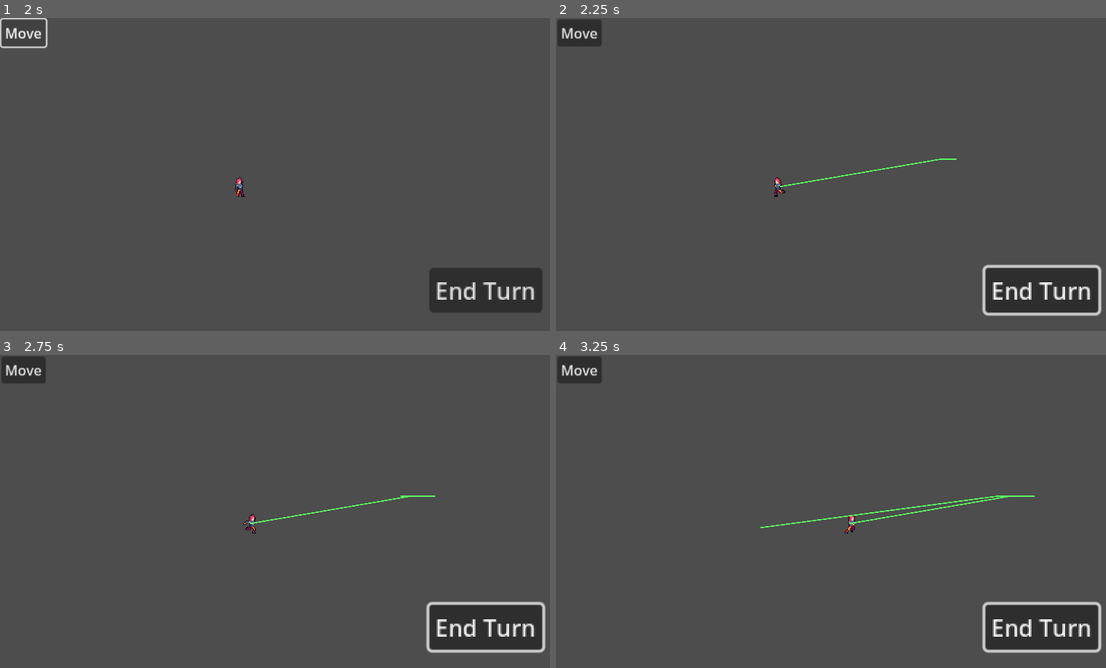
Above: before the commit, frames 1-4 (two rows, left to right).
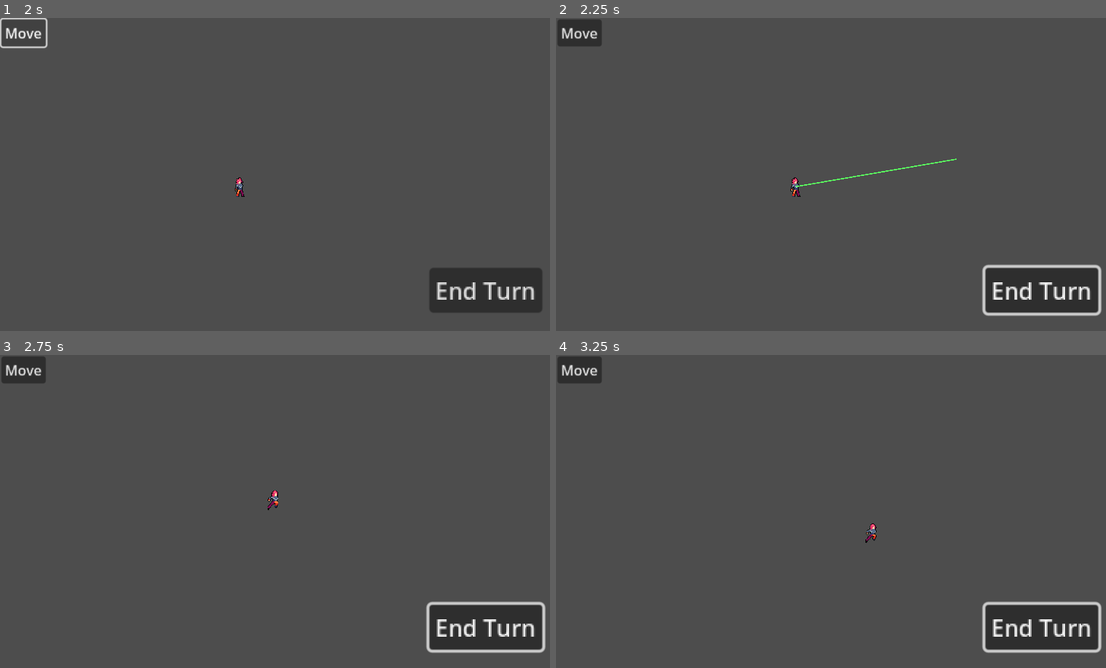
Above: after the commit, the same moments.

Repository: NeroDT67/Micojam14
Game: Godot game, scene res://test_sceane.tscn
The game is run twice, just before and just after one commit, with the same random seed, the same clock (stepped at 60 frames per second) and the same inputs. The project has no main scene, so this scene is started directly.
Inputs (mouse positions are in pixels of both pictures, inside the frame that each line leads up to):
- Up to frame 1 (2 s): click "End Turn" at 0.5 s; click "Move" at 1.25 s
- Up to frame 2 (2.25 s): tap Enter (ui_accept) at 2 s; move the mouse to (957, 158) at 2.02 s; press the mouse at (957, 158) at 2.03 s; hold Right (ui_right) from 2.03 s (still down)
- Up to frame 3 (2.75 s): keep holding Right (ui_right); tap Enter (ui_accept) at 2.27 s
- Up to frame 4 (3.25 s): keep holding Right (ui_right); move the mouse to (721, 527) at 2.77 s; release the mouse at (721, 527) at 2.78 s; click (721, 527) at 2.85 s; tap Enter (ui_accept) at 3.02 s

Frame 1 is identical in both runs. In frame 2, 0.4% of the frame differs, in the area x 39-73%, y 44-58%; in frame 3, 0.3%; in frame 4, 0.4%, in the area x 37-88%, y 44-60%.
Error before the commit: Out of bounds get index '1' (on base: 'PackedVector2Array') (res://Characters/punk.gd:82)

Commit message:
Movement works

Diff:
--- a/Characters/Lines.gd
+++ b/Characters/Lines.gd
@@ -33,3 +33,4 @@
 	MoveLine.clear_points()
 	MoveLine.add_point(position)
 	drawMoveLine = true
+	MoveLine.visible = true
--- a/Characters/punk.gd
+++ b/Characters/punk.gd
@@ -13,7 +13,8 @@
 var MoveLineIndex : int = 0
 var delay : int = 0
 
-var targetPosition : Vector2
+@onready var targetPosition : Vector2 = position
+@onready var startPosition : Vector2 = position
 
 # Get the gravity from the project settings to be synced with RigidBody nodes.
 var gravity = ProjectSettings.get_setting("physics/2d/default_gravity")
@@ -31,20 +32,30 @@
 		velocity.y += gravity * delta
 
 
-	if moving and MoveLine.points.size() > MoveLineIndex+1:
 
-		var direction = clampi( targetPosition.x - position.x, -1, 1)
-		#print_debug(direction)
+	if moving :
+
+		var direction = clampi(targetPosition.x - position.x, -1, 1)
+
 		velocity.x = direction * SPEED
 
-		if (position.x - targetPosition.x) < 1 and (position.x - targetPosition.x) > -1:
+		#print("Position")
+		#print(position.x)
+		#print(position.y)
+		#print("target")
+		#print(targetPosition.x)
+		#print(targetPosition.y)
+
+		if (position.x - targetPosition.x) < 5 and (position.x - targetPosition.x) > -5:
 			MoveLineIndex += 1
 			calcutateTargetPosition()
 
 	else:
 		velocity.x = move_toward(velocity.x, 0, SPEED)
 
-
+	print(targetPosition.y - startPosition.y)
+	if is_on_floor() and (targetPosition.y - startPosition.y) < -10 and moving:
+		velocity.y = JUMP_VELOCITY
 
 	# animations
 
@@ -71,12 +82,15 @@
 
 
 func startMoving():
-	#MoveLine.visible = false
+	MoveLine.visible = false
 	MoveLineIndex = 0
+	startPosition = position
 	calcutateTargetPosition()
 	moving = true
 
 
 func calcutateTargetPosition():
-
-	targetPosition = position + (MoveLine.points[MoveLineIndex+1] - MoveLine.points[MoveLineIndex])
+	if MoveLine.points.size() > MoveLineIndex:
+		targetPosition = startPosition + MoveLine.points[MoveLineIndex] * 2
+	else:
+		moving = false
--- a/Characters/punk.tscn
+++ b/Characters/punk.tscn
@@ -19,7 +19,7 @@
 [node name="AnimatedSprite2D" type="AnimatedSprite2D" parent="."]
 sprite_frames = ExtResource("1_43nld")
 animation = &"Idle"
-frame_progress = 0.542091
+frame_progress = 0.618784
 
 [node name="Lines" type="Node2D" parent="."]
 script = ExtResource("3_y1yqh")
